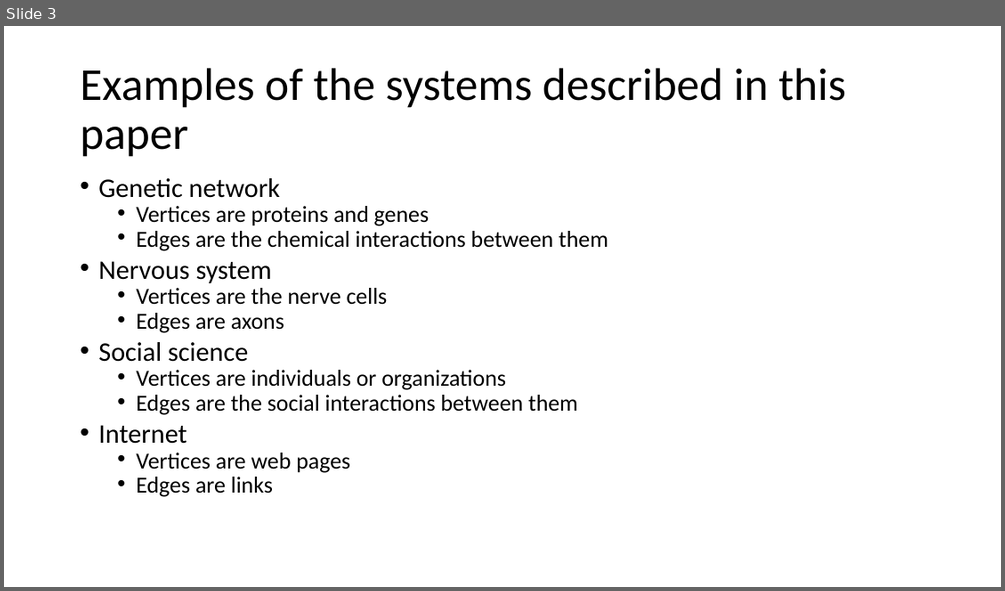
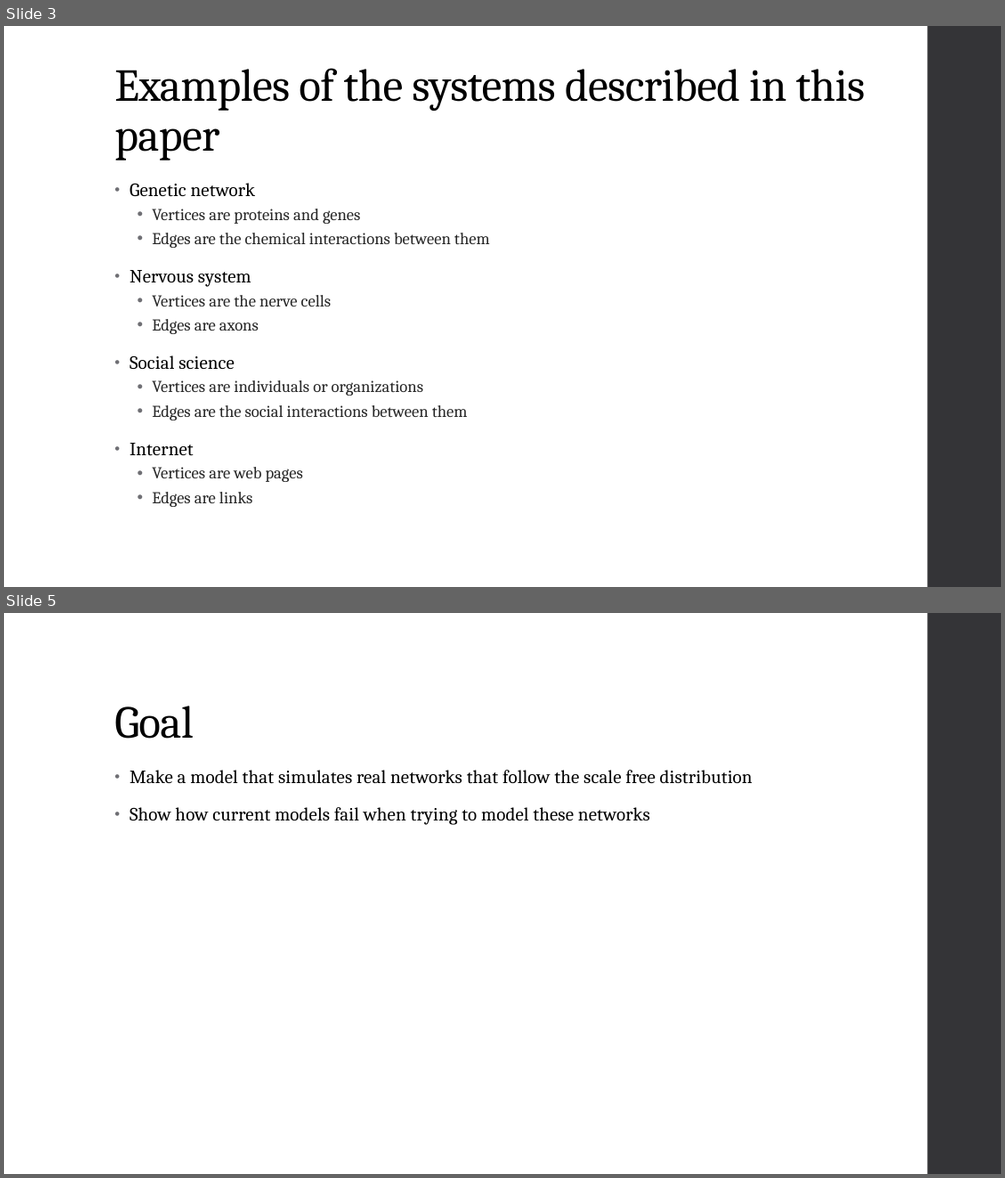
Before and after one commit to JefreyHildebrandt/UCF-Schoolwork, a slide deck: CAP6675 - Complex Adaptive Systems/EmergenceOfScalingPresentation/PresentationDraft2.pptx. Shown one above the other, each under a label of ours: slide 3 before the commit, slides 3 and 5 after it; the slides between them are not shown. The pictures are 1005x591 and 1005x1178 pixels, drawn with LibreOffice and Linux fonts; fonts in the diff are those of the drawing. Boxes give left, top, right and bottom in pixels: in the first picture for what was removed or moved away, otherwise in the second. Text is boxed around its words. In the diff, an @@ line names an element or a change of style, - is before the commit and + after.

```diff
--- a/CAP6675 - Complex Adaptive Systems/EmergenceOfScalingPresentation/PresentationDraft2.pptx
+++ b/CAP6675 - Complex Adaptive Systems/EmergenceOfScalingPresentation/PresentationDraft2.pptx
@@ slide 5 added at [4,613,1001,1174], background #FFFFFF; not listed: 1 template element that a slide beside it also shows @@
@@ title added at [114,706,194,738], 44 pt, text #000000 @@
+Goal
@@ text added at [129,770,752,825], 18 pt, text #000000 @@
+• Make a model that simulates real networks that follow the scale free distribution
+• Show how current models fail when trying to model these networks
@@ slide 3 changed as well @@
@@ rectangle added at [928,26,1001,587], fill #353537 @@
@@ title "Examples of the systems described ...": place and size @@
-title "Examples of the systems described ..." at [80,68,846,157]
+title "Examples of the systems described ..." at [114,68,866,160]
@@ title "Examples of the systems described ..." at [114,68,866,160]: font Calibri to Cambria, letter spacing 0 to -0.5 pt; vertical alignment middle to bottom @@
@@ text "Genetic network": place and size @@
-text "Genetic network" at [98,178,608,497]
+text "Genetic network" at [129,183,490,507]
@@ text "Genetic network" at [129,183,490,507]: size 25.9 to 18 pt, letter spacing 0 to 0.1 pt in "Genetic network", "Nervous system", "Social science", "Internet"; font Calibri to Cambria; size 22.2 to 16 pt, text colour #000000 to #262626 in "Vertices are proteins and genes", "Edges are the chemical interactions between them", "Vertices are the nerve cells", "Edges are axons" and 4 more places; indent changed; line spacing 0.7 to 0.95; more space between paragraphs; line spacing 0.7 to 0.9 @@
```
Also in this commit, not shown: 16 other slides changed, 6 other slides added, 5 slides removed, 4 other files.
